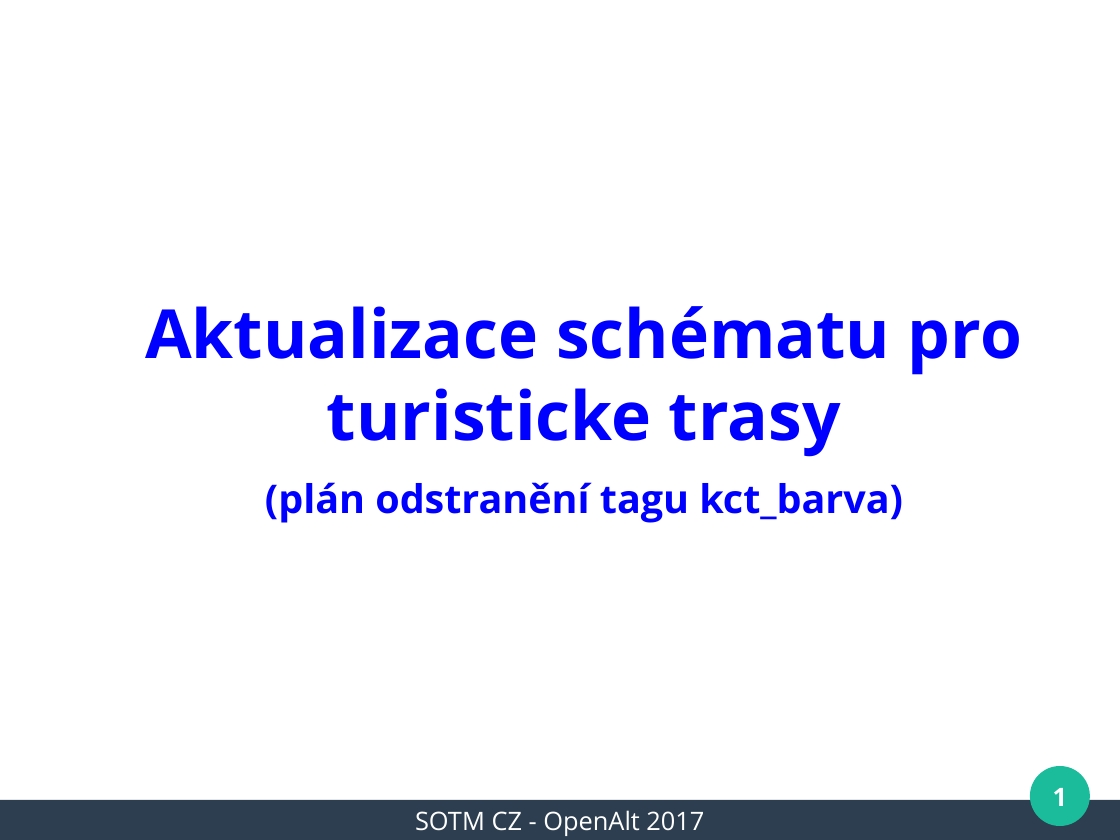
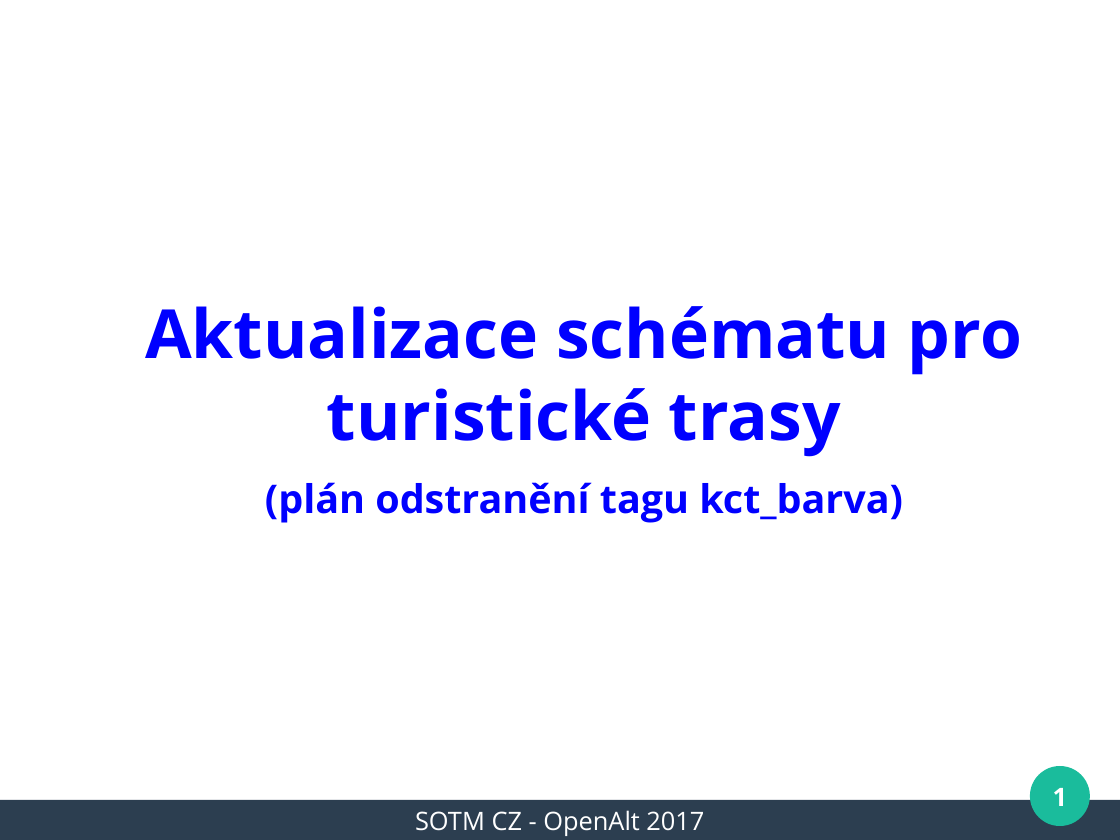
Before and after one commit to mkyral/osm, a slide deck: slide 1 of prezentace/SOTM_CZ_2017/mkyral_kct_barva.odp. Drawn at 1120x840 pixels with LibreOffice and Linux fonts; fonts in the diff are those of the drawing; background and template pictures are left out. Boxes give left, top, right and bottom in pixels: in the first picture for what was removed or moved away, otherwise in the second. Text is boxed around its words. In the diff, an @@ line names an element or a change of style, - is before the commit and + after.

```diff
--- a/prezentace/SOTM_CZ_2017/mkyral_kct_barva.odp
+++ b/prezentace/SOTM_CZ_2017/mkyral_kct_barva.odp
@@ text at box(145, 306, 1022, 457): text changed @@
-Aktualizace schématu pro turisticke trasy
+Aktualizace schématu pro turistické trasy
```
Also in this commit, not shown: 3 other files.
